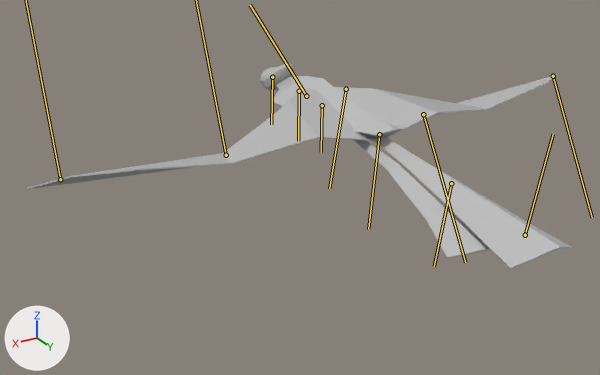
The FBX model Assets/Art/Phoenix.fbx, before and after one commit.
Both versions are drawn from a camera (50 mm lens) standing at (0.0374, 0.0587, 0.0238) and looking at (0.0057, 0.0059, -0.0025). Every picture has the same lights, and +X, +Y and +Z are marked at lower left. Both versions are drawn at frame 13 of the action 'Take 001'; the numbers are the values there. The bones that bend it are drawn over the model as lines.

Names of what the first picture shows: 'Phoenix64307'.
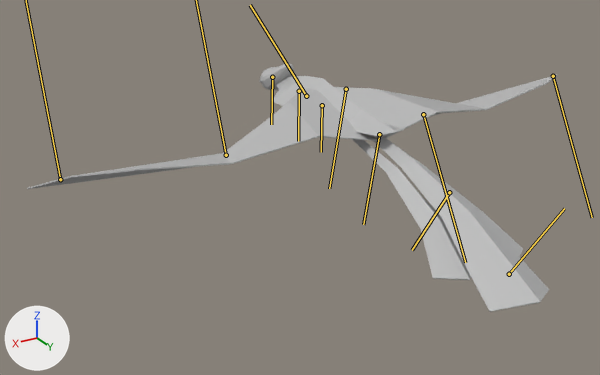
Boxes (x1, y1, x2, y2) around the edits, measured in the pictures (600 x 375 px):
'Phoenix64307', posed (21% taller): before (27, 63, 572, 269); after (27, 63, 558, 312)
bone 'Tail_Jnt1', root to tip: before (379, 134) to (368, 229); after (379, 134) to (363, 224)
bone 'Tail_Jnt2', root to tip: before (451, 183) to (434, 266); after (449, 192) to (412, 250)

The edits, one by one:
Bone 'Tail_Jnt1' (bone_tail_jnt1) turns from (0, 0, -7) to (0, 0, -12) degrees about its own x, y and z.
Bone 'Tail_Jnt2' (bone_tail_jnt2) turns from (1, 0, 0) to (-16, 0, 0) degrees about its own x, y and z.
